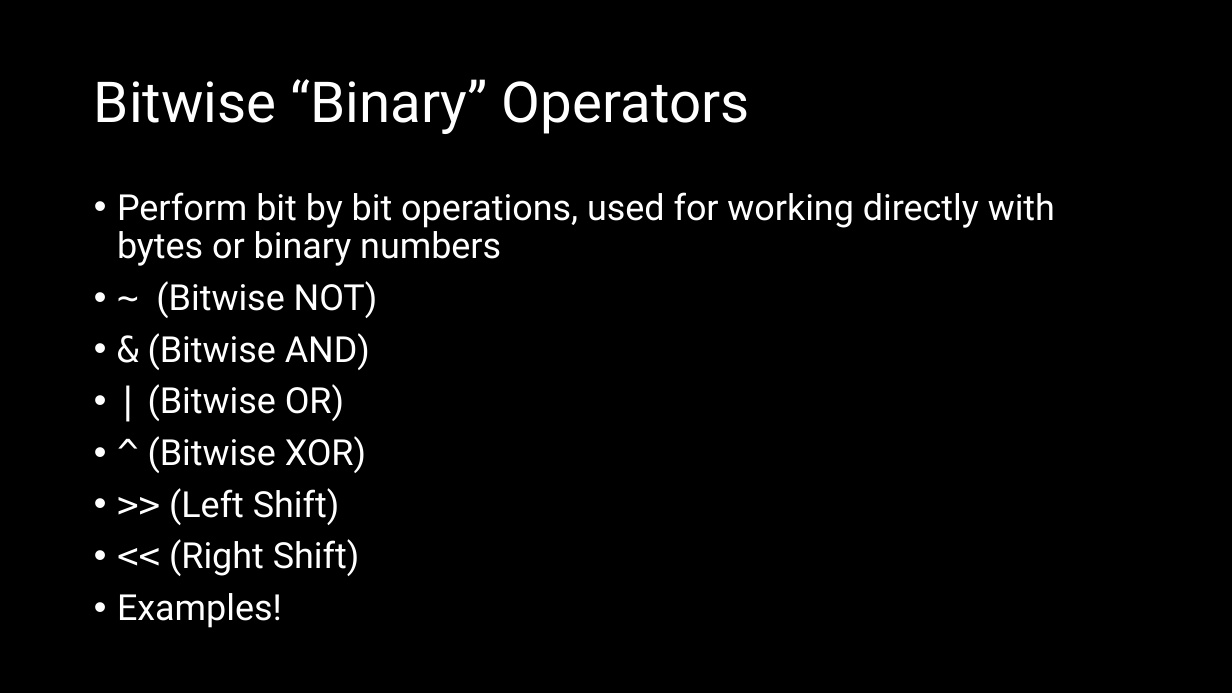
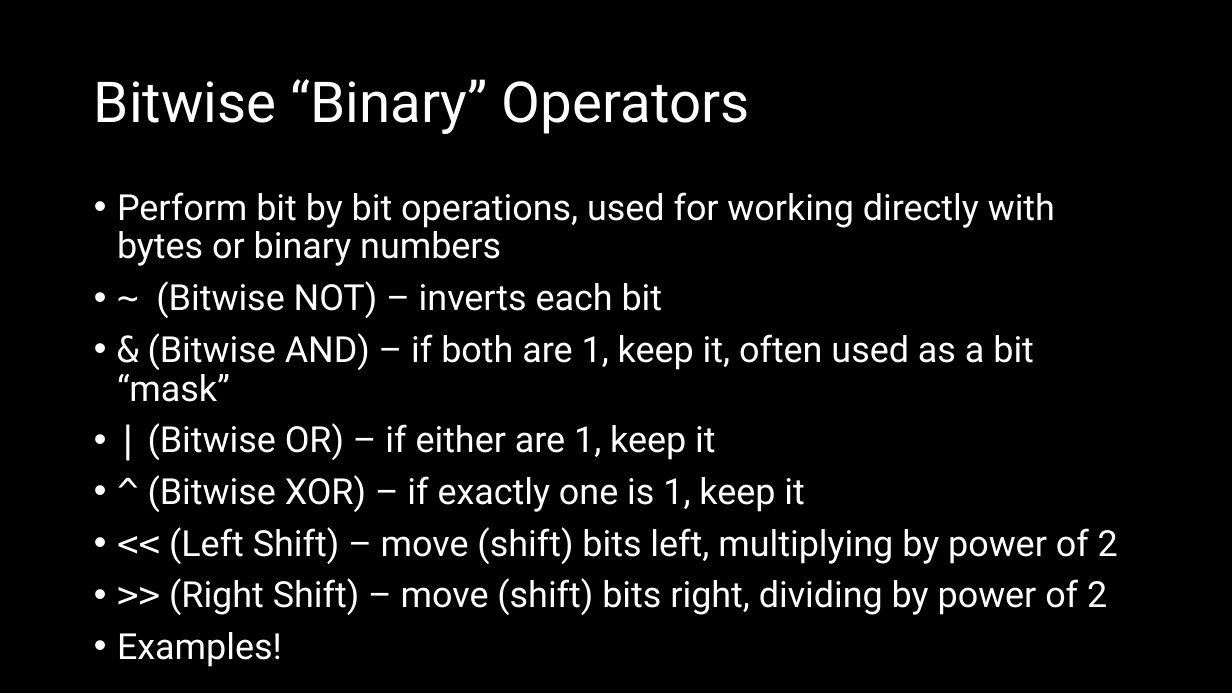
Before and after one commit to d-guh/computer-courses, a slide deck: slide 14 of intro-to-python/02/lesson-02.pptx. Drawn at 1232x693 pixels with LibreOffice and Linux fonts; fonts in the diff are those of the drawing; background and template pictures are left out. Boxes give left, top, right and bottom in pixels: in the first picture for what was removed or moved away, otherwise in the second. Text is boxed around its words. In the diff, an @@ line names an element or a change of style, - is before the commit and + after.

Commit message:
feat(intro-py/02): add completed operator slides and pdf

```diff
--- a/intro-to-python/02/lesson-02.pptx
+++ b/intro-to-python/02/lesson-02.pptx
@@ text at [117, 281, 1118, 615]: text changed @@
-• ~ (Bitwise NOT)
-• & (Bitwise AND)
-• | (Bitwise OR)
-• ^ (Bitwise XOR)
-• >> (Left Shift)
-• << (Right Shift)
+• ~ (Bitwise NOT) – inverts each bit
+• & (Bitwise AND) – if both are 1, keep it, often used as a bit “mask”
+• | (Bitwise OR) – if either are 1, keep it
+• ^ (Bitwise XOR) – if exactly one is 1, keep it
+• << (Left Shift) – move (shift) bits left, multiplying by power of 2
+• >> (Right Shift) – move (shift) bits right, dividing by power of 2
```
Also in this commit, not shown: 3 other slides changed, 1 other file.
